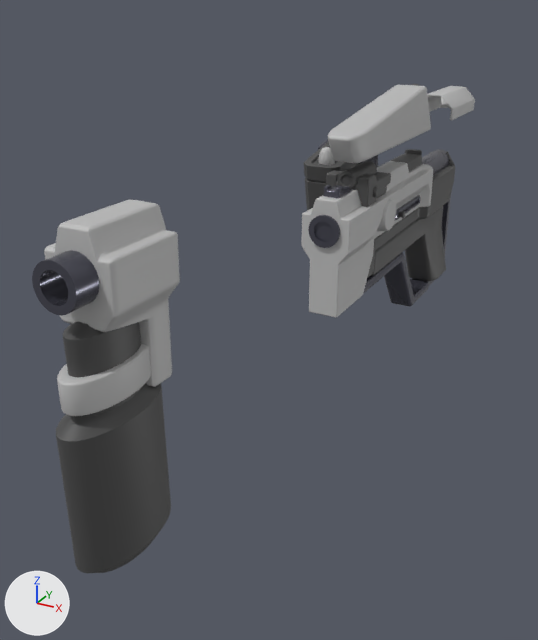
The glTF model assets/3D Models/Gun/Gun.glb: old version first, new version second.
Rendered twice from a camera (50 mm lens) standing at (6.16, -17.39, 5.64) and looking at (-1.2, -4.01, -1.05). The lights are fixed; the arrows at lower left show +X, +Y and +Z. Where no turn or scale is listed for an object, it has been applied to the vertices.
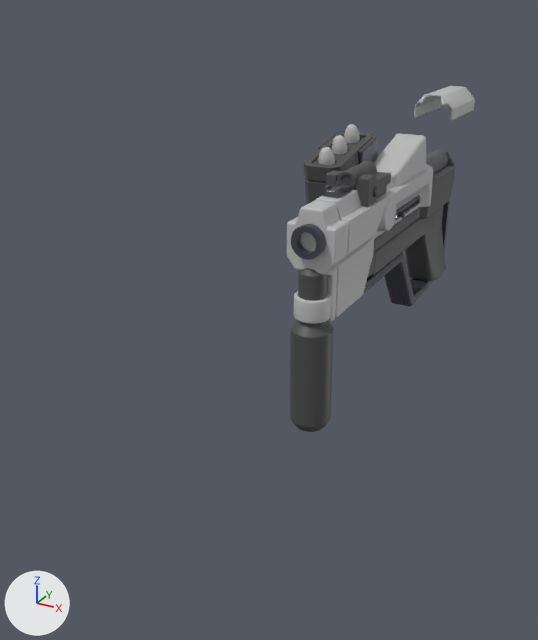
ob_rate_of_fire is not drawn itself; it is the parent of ob_cube_011, ob_cylinder_007, ob_cylinder_008.
ob_shotgun is not drawn itself; it is the parent of ob_cube_012.

Where the newer file only moved an object's origin or applied its transform, the numbers keep the older frame.

Changed parts and their boxes [x1, y1, x2, y2] in the pictures (538 x 640 px):
'Cylinder.007', moved, rescaled (61% narrower, 35% shorter): before [56, 321, 171, 573]; after [290, 268, 334, 432]
'Cube.011', moved, rescaled (54% narrower, 35% shorter): before [44, 199, 180, 386]; after [287, 200, 349, 322]
'Cube.012', moved, rescaled: before [328, 85, 431, 163]; after [373, 133, 426, 186]
'Cylinder.008', moved, rescaled (47% narrower, 45% shorter): before [32, 250, 99, 316]; after [291, 224, 326, 260]

Patch to the scene script:
```diff
--- a/assets/3D Models/Gun/Gun.glb.py
+++ b/assets/3D Models/Gun/Gun.glb.py
@@ ob_shotgun @@
 ob_shotgun = bpy.data.objects.new('Shotgun', None)
-ob_shotgun.location = (0.0, -1.644, 0.0)
-ob_shotgun.scale = (1.0, 2.09, 1.0)
+ob_shotgun.location = (0.0, 0.0, -1.344)
+ob_shotgun.scale = (1.0, 1.03, 1.03)
@@ ob_rate_of_fire @@
 ob_rate_of_fire = bpy.data.objects.new('Rate of fire', None)
-ob_rate_of_fire.location = (0.0, -1.644, 0.0)
-ob_rate_of_fire.scale = (1.0, 2.09, 1.0)
+ob_rate_of_fire.location = (0.0, 0.0, -1.344)
```
